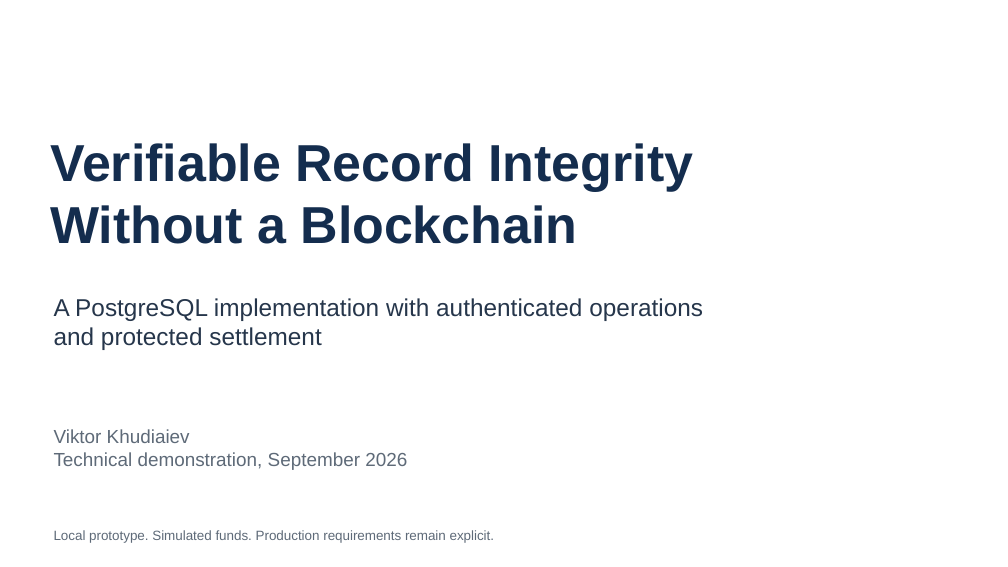
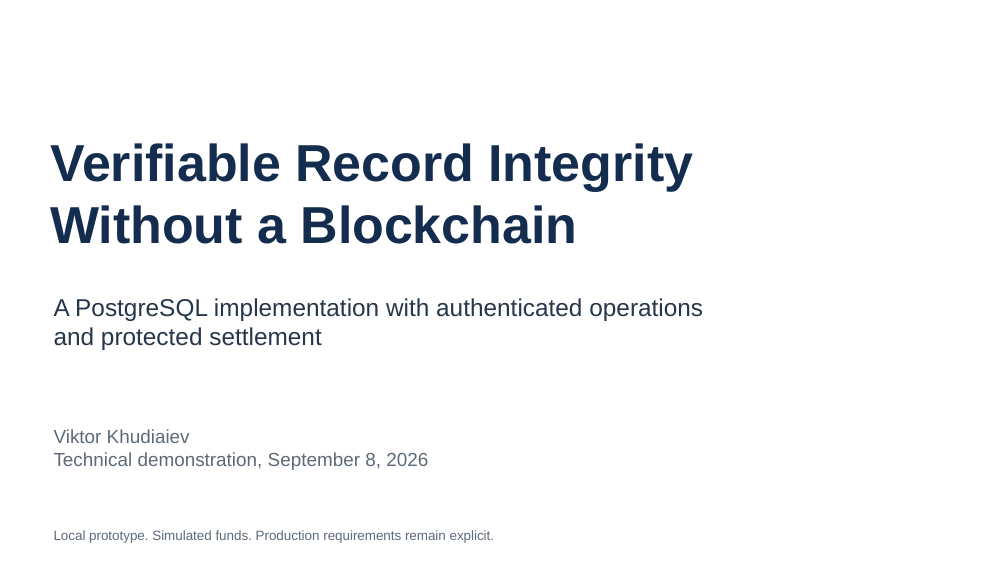
Before and after one commit to ViktorKhudiaiev/demo_security_module, a slide deck: slide 1 of docs/presentation/demo.pptx. Drawn at 1008x567 pixels with LibreOffice and Linux fonts; fonts in the diff are those of the drawing. Boxes give left, top, right and bottom in pixels: in the first picture for what was removed or moved away, otherwise in the second. Text is boxed around its words. In the diff, an @@ line names an element or a change of style, - is before the commit and + after.

```diff
--- a/docs/presentation/demo.pptx
+++ b/docs/presentation/demo.pptx
@@ text at box(54, 452, 428, 470): text changed @@
-Technical demonstration, September 2026
+Technical demonstration, September 8, 2026
```
Also in this commit, not shown: 4 other slides changed, 27 other files.
